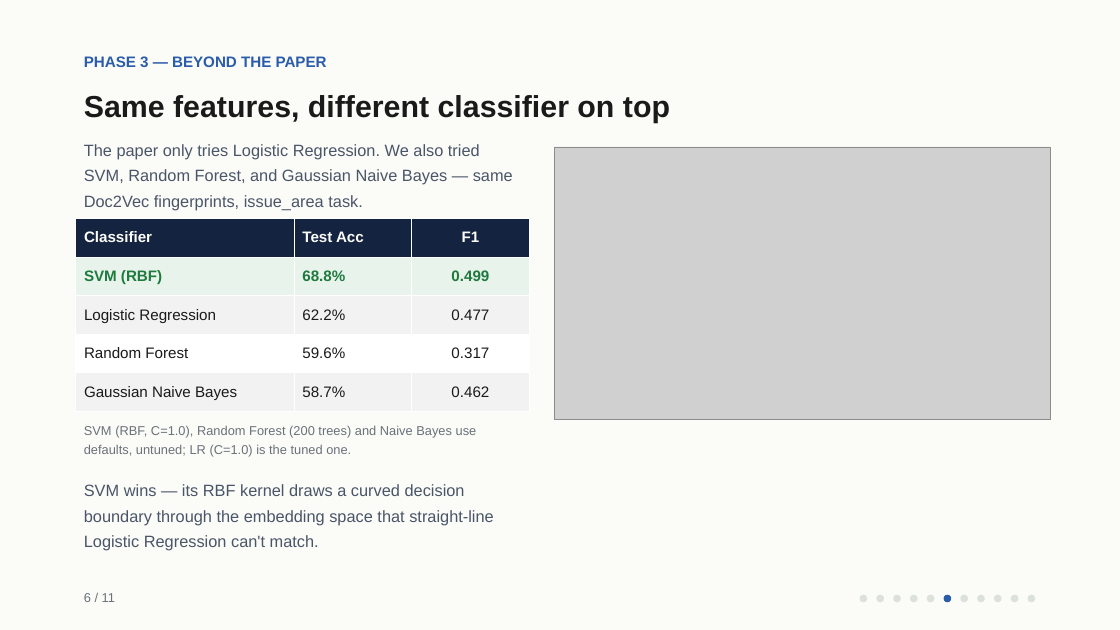
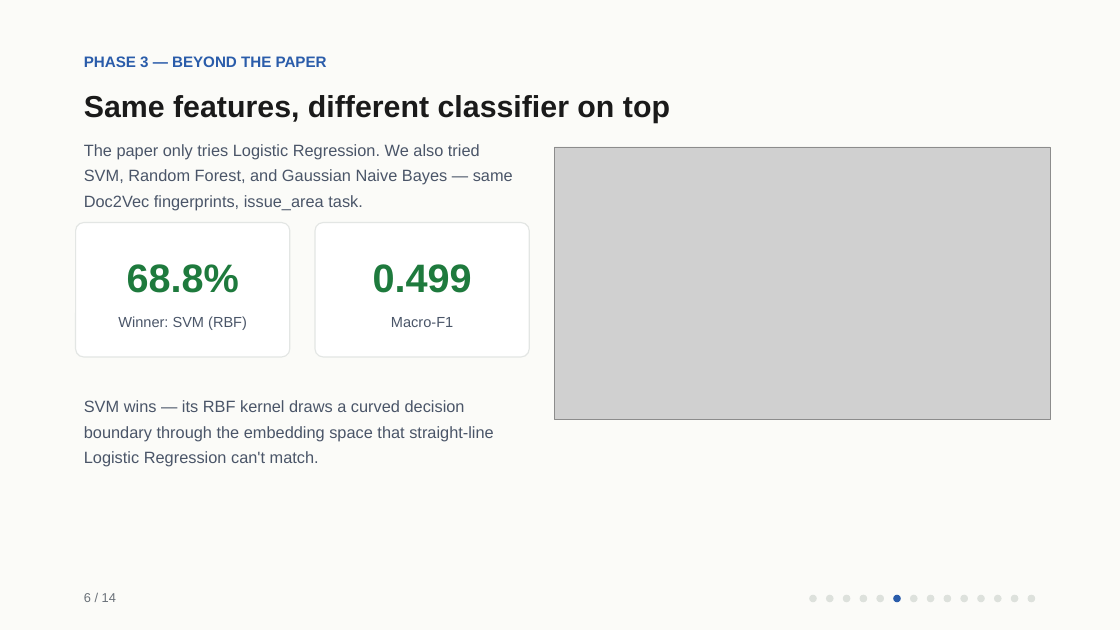
Before and after one commit to amogh-herle/ML-MINI-PROJECT, a slide deck: slide 7 of report/slides.pptx. Drawn at 1120x630 pixels with LibreOffice and Linux fonts; fonts in the diff are those of the drawing; grey boxes stand for pictures. Boxes give left, top, right and bottom in pixels: in the first picture for what was removed or moved away, otherwise in the second. Text is boxed around its words. In the diff, an @@ line names an element or a change of style, - is before the commit and + after.

```diff
--- a/report/slides.pptx
+++ b/report/slides.pptx
@@ table removed at (x1=76, y1=218, x2=529, y2=412), 5 rows, 3 columns @@
-Classifier | Test Acc | F1
-SVM (RBF) | 68.8% | 0.499
-Logistic Regression | 62.2% | 0.477
-Random Forest | 59.6% | 0.317
-Gaussian Naive Bayes | 58.7% | 0.462
@@ rounded rectangle added at (x1=76, y1=223, x2=290, y2=357), fill #FFFFFF, outline #E3E6E4 1 pt @@
@@ rounded rectangle added at (x1=315, y1=223, x2=529, y2=357), fill #FFFFFF, outline #E3E6E4 1 pt @@
@@ text added at (x1=127, y1=264, x2=239, y2=293), 34 pt, text #1E7A3D, bold @@
+68.8%
@@ text added at (x1=373, y1=264, x2=472, y2=293), 34 pt, text #1E7A3D, bold @@
+0.499
@@ text added at (x1=118, y1=316, x2=247, y2=330), 12.5 pt, text #4A5568 @@
+Winner: SVM (RBF)
@@ text added at (x1=391, y1=317, x2=453, y2=327), 12.5 pt, text #4A5568 @@
+Macro-F1
@@ text "SVM wins — its RBF ..." moved from (x1=84, y1=484, x2=493, y2=551) to (x1=84, y1=400, x2=493, y2=467) @@
@@ text removed at (x1=84, y1=425, x2=477, y2=457) @@
-SVM (RBF, C=1.0), Random Forest (200 trees) and Naive Bayes use defaults, untuned; LR (C=1.0) is the tuned one.
@@ text at (x1=84, y1=593, x2=116, y2=602): text changed @@
-6 / 11
+6 / 14
@@ ellipse added at (x1=809, y1=595, x2=817, y2=602), fill #DDE1DC @@
@@ ellipse added at (x1=826, y1=595, x2=833, y2=602), fill #DDE1DC @@
@@ ellipse added at (x1=843, y1=595, x2=850, y2=602), fill #DDE1DC @@
@@ ellipse moved from (x1=944, y1=595, x2=951, y2=602) to (x1=893, y1=595, x2=901, y2=602) @@
@@ ellipse moved from (x1=893, y1=595, x2=901, y2=602) to (x1=944, y1=595, x2=951, y2=602) @@
```
Also in this commit, not shown: 7 other slides changed, 7 slides added, 4 slides removed, 37 other files.
